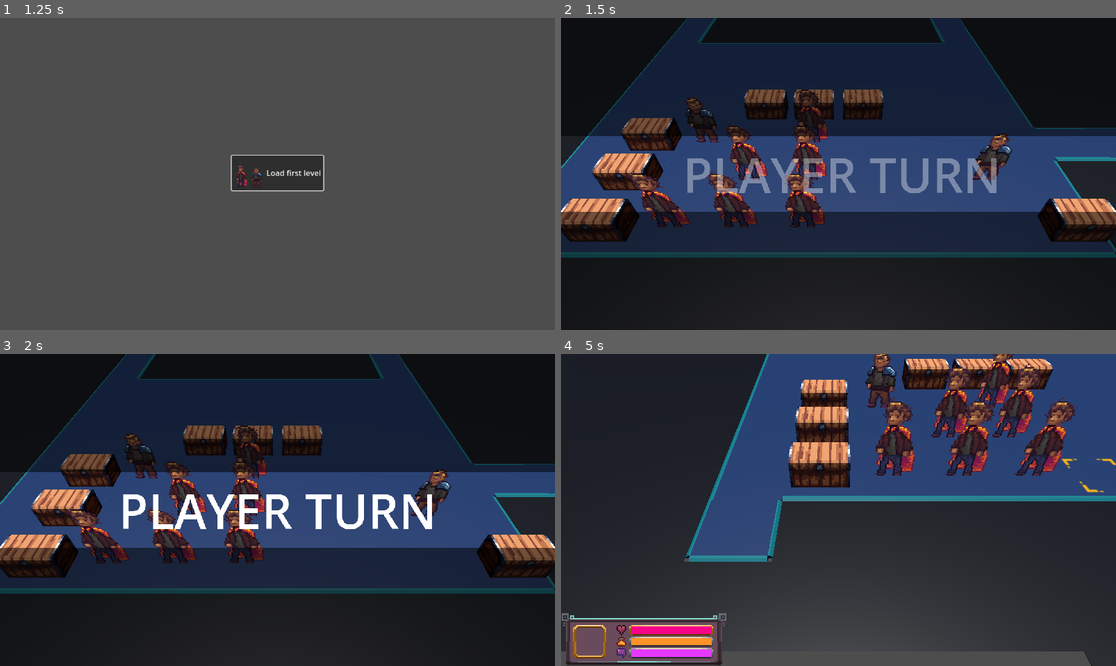
Above: before the commit, frames 1-4 (two rows, left to right).
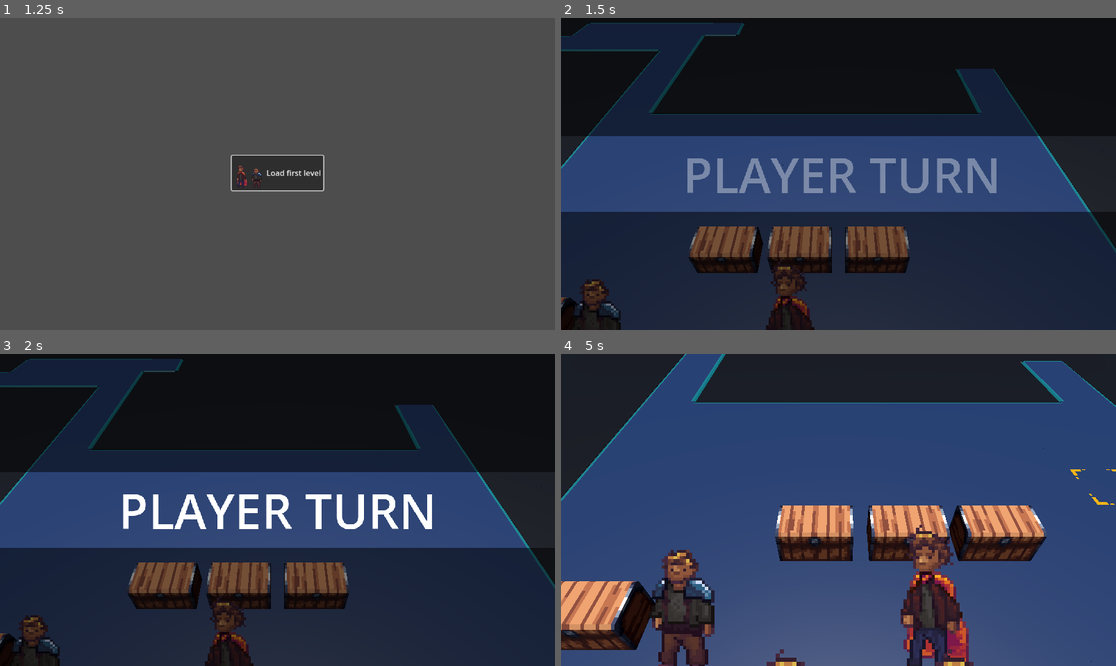
Above: after the commit, the same moments.

Repository: alanhaugen/bachelor-inn
Game: Godot game, scene res://scenes/UI/mainmenu.tscn
Two runs of this game, one before a commit and one after it. Both use one fixed random seed, a clock stepped at 60 frames per second and the inputs below.
Inputs (mouse positions are in pixels of both pictures, inside the frame that each line leads up to):
- Up to frame 1 (1.25 s): move the mouse to (399, 158) at 0.52 s; hold Right (pan_right) from 0.53 s (still down); hold Mouse wheel down (zoom_in) from 0.53 s (still down); click (399, 158) at 0.67 s; tap Mouse wheel up (zoom_out) at 0.8 s
- Up to frame 2 (1.5 s): release Right (pan_right) at 1.25 s; release Mouse wheel down (zoom_in) at 1.25 s; click "Load first level" at 1.25 s
- Up to frame 3 (2 s): no input
- Up to frame 4 (5 s): drag from (727, 525) to (810, 572) at 2.02 s; tap Enter at 2.75 s; move the mouse to (894, 441) at 2.77 s; hold Right (pan_right) 2.78-3.5 s; hold Mouse wheel up (zoom_out) 2.78-3.5 s; click (894, 441) at 2.92 s; tap Space (selected) at 3.05, 4.25 s; drag from (810, 572) to (672, 463) at 3.52 s; move the mouse to (1005, 556) at 4.27 s; hold Left (pan_left) from 4.28 s (still down); hold Mouse wheel down (zoom_in) from 4.28 s (still down); click (1005, 556) at 4.42 s; tap Mouse wheel up (zoom_out) at 4.55 s

Frame 1 is identical in both runs. In frame 2, 51% of the frame differs, in the area x 0-100%, y 0-100%; in frame 3, 50%; in frame 4, 75%.

Commit message:
Changed filtering of cursor

Diff:
--- a/scenes/Characters/Unit.tscn
+++ b/scenes/Characters/Unit.tscn
@@ -25,7 +25,7 @@
 
 [node name="Character" type="AnimatedSprite3D" parent="."]
 transform = Transform3D(1, 0, 0, 0, 1, 0, 0, 0, 1, 0, 0.31031227, 0)
-billboard = 2
+billboard = 1
 texture_filter = 0
 sprite_frames = SubResource("SpriteFrames_gic7v")
 autoplay = "default"
--- a/scenes/Characters/enemy.tscn
+++ b/scenes/Characters/enemy.tscn
@@ -26,7 +26,7 @@
 
 [node name="Character" type="AnimatedSprite3D" parent="."]
 transform = Transform3D(1, 0, 0, 0, 1, 0, 0, 0, 1, 0, 0.31031227, 0)
-billboard = 2
+billboard = 1
 texture_filter = 0
 sprite_frames = SubResource("SpriteFrames_gic7v")
 autoplay = "default"
--- a/scenes/levels/firstLevel.tscn
+++ b/scenes/levels/firstLevel.tscn
@@ -50,7 +50,7 @@
 }
 
 [node name="Camera3D" type="Camera3D" parent="."]
-transform = Transform3D(1, 0, 0, 0, 0.7071067, 0.7071067, 0, -0.7071067, 0.7071067, 0, 8.331, 7)
+transform = Transform3D(1, 0, 0, 0, 0.7071067, 0.7071067, 0, -0.7071067, 0.7071067, 0, 8.331, 0)
 environment = SubResource("Environment_hm5u0")
 current = true
 fov = 50.0
@@ -60,6 +60,7 @@
 
 [node name="Cursor" type="Sprite3D" parent="."]
 transform = Transform3D(5, 0, 0, 0, -2.1855695e-07, -5, 0, 5, -2.1855695e-07, -4.908, 0.1, -1.017)
+texture_filter = 0
 texture = ExtResource("5_hvfss")
 region_enabled = true
 region_rect = Rect2(0, 0, 32, 32)
--- a/scenes/libraries/MovementMapLibrary.tres
+++ b/scenes/libraries/MovementMapLibrary.tres
@@ -1,6 +1,7 @@
-[gd_resource type="MeshLibrary" load_steps=15 format=3 uid="uid://dan04754q5nkc"]
+[gd_resource type="MeshLibrary" load_steps=17 format=3 uid="uid://dan04754q5nkc"]
 
 [ext_resource type="Texture2D" uid="uid://c4ycu1eas0ikq" path="res://art/textures/MoveDot.png" id="1_cdbv5"]
+[ext_resource type="Shader" uid="uid://dv1u0vifov2kh" path="res://shaders/Stencilp2.gdshader" id="2_5fofw"]
 [ext_resource type="Texture2D" uid="uid://s635gsj08vhr" path="res://art/textures/Cursors.png" id="2_skouf"]
 
 [sub_resource type="StandardMaterial3D" id="StandardMaterial3D_0xku5"]
@@ -21,17 +22,26 @@
 }
 
 [sub_resource type="ImageTexture" id="ImageTexture_ye145"]
-image = SubResource("Image_skouf")
+image = SubResource("Image_5fofw")
+
+[sub_resource type="ShaderMaterial" id="ShaderMaterial_qu0n2"]
+render_priority = 0
+shader = ExtResource("2_5fofw")
+shader_parameter/diffuse_tex = ExtResource("1_cdbv5")
+shader_parameter/dot_size = -1.0
+shader_parameter/grid_density = 16.0
+shader_parameter/shadow_colour = Color(0.13809991, 0.12529224, 0.27526784, 1)
 
 [sub_resource type="StandardMaterial3D" id="StandardMaterial3D_cdbv5"]
+next_pass = SubResource("ShaderMaterial_qu0n2")
 transparency = 1
 albedo_texture = ExtResource("1_cdbv5")
 texture_filter = 0
 
-[sub_resource type="PlaneMesh" id="PlaneMesh_5fofw"]
+[sub_resource type="PlaneMesh" id="PlaneMesh_ye145"]
 material = SubResource("StandardMaterial3D_cdbv5")
 
-[sub_resource type="Image" id="Image_5fofw"]
+[sub_resource type="Image" id="Image_ye145"]
 data = {
 "data": PackedByteArray(0, 0, 0, 0, 0, 0, 0, 0, 0, 0, 0, 0, 0, 0, 0, 0, 0, 0, 0, 0, 0, 0, 0, 0, 0, 0, 0, 0, 0, 0, 0, 0, …(49646 unchanged characters)…
 "format": "RGBA8",
--- a/scenes/libraries/MovementMapLibrary_Source.tscn
+++ b/scenes/libraries/MovementMapLibrary_Source.tscn
@@ -1,9 +1,19 @@
-[gd_scene load_steps=7 format=3 uid="uid://dpce0elf5r6ky"]
+[gd_scene load_steps=9 format=3 uid="uid://dpce0elf5r6ky"]
 
 [ext_resource type="Texture2D" uid="uid://c4ycu1eas0ikq" path="res://art/textures/MoveDot.png" id="1_surpk"]
 [ext_resource type="Texture2D" uid="uid://s635gsj08vhr" path="res://art/textures/Cursors.png" id="2_0xku5"]
+[ext_resource type="Shader" uid="uid://dv1u0vifov2kh" path="res://shaders/Stencilp2.gdshader" id="2_7052x"]
+
+[sub_resource type="ShaderMaterial" id="ShaderMaterial_qu0n2"]
+render_priority = 0
+shader = ExtResource("2_7052x")
+shader_parameter/diffuse_tex = ExtResource("1_surpk")
+shader_parameter/dot_size = -1.0
+shader_parameter/grid_density = 16.0
+shader_parameter/shadow_colour = Color(0.13809991, 0.12529224, 0.27526784, 1)
 
 [sub_resource type="StandardMaterial3D" id="StandardMaterial3D_cdbv5"]
+next_pass = SubResource("ShaderMaterial_qu0n2")
 transparency = 1
 albedo_texture = ExtResource("1_surpk")
 texture_filter = 0
--- a/scenes/ui/cursor.tscn
+++ b/scenes/ui/cursor.tscn
@@ -4,6 +4,7 @@
 [ext_resource type="Script" uid="uid://c07c37ch0u8mj" path="res://scripts/combat/cursor.gd" id="2_s0nli"]
 
 [node name="cursor" type="Sprite2D"]
+texture_filter = 1
 texture = ExtResource("1_1eco6")
 centered = false
 script = ExtResource("2_s0nli")
--- a/scripts/combat/map.gd
+++ b/scripts/combat/map.gd
@@ -239,7 +239,7 @@
 					character_script.hide_ui();
 				selected_unit = get_unit(pos);
 				camera.position.x = selected_unit.position.x;# + 4.5;
-				camera.position.z = selected_unit.position.z + 7.5;#6.5;
+				camera.position.z = selected_unit.position.z + 7.0;#6.5;
 				if selected_unit is Character:
 					var character_script: Character = selected_unit;
 					character_script.show_ui();
@@ -440,6 +440,7 @@
 		for j :int in aiUnitsMoves[i].size():
 			if (aiUnitsMoves[i][j].is_attack == true):
 				move = aiUnitsMoves[i][j];
+				break;
 
 		# No attacks found, choose a random move
 		if move == null:
@@ -447,6 +448,13 @@
 
 		# Do the attack or move
 		moves_stack.append(move);
+
+		# Remove move from ai stack
+		for j :int in aiUnitsMoves.size():
+			for k :int in aiUnitsMoves[j].size():
+				if move == aiUnitsMoves[j][k]:
+					aiUnitsMoves[j].remove_at(k);
+					break;
 
 	movement_map.clear();
 	animation_path.clear();
@@ -498,10 +506,8 @@
 
 	if Input.is_action_pressed("zoom_in"):
 		camera.global_position.y -= 5 * delta;
-		print("a");
 	if Input.is_action_pressed("zoom_out"):
 		camera.global_position.y += 5 * delta;
-		print("b");
 
 	if (state == States.PLAYING):
 		if (is_animation_just_finished):
@@ -551,7 +557,7 @@
 				var dir :Vector3 = animation_path.front() - selected_unit.position;
 				selected_unit.position += dir.normalized() * movement_speed;# * delta);
 				camera.position.x = selected_unit.position.x;# + 4.5;
-				camera.position.z = selected_unit.position.z + 7.5;#6.5;
+				camera.position.z = selected_unit.position.z + 7.0;#6.5;
 				if (dir.x >= 0):
 					selected_unit.character.flip_h = true;
 				else:
--- a/scripts/stats/unit.gd
+++ b/scripts/stats/unit.gd
@@ -32,6 +32,9 @@
 @export var health :int       = 4;    ## Unit health
 @export var movement :int     = 4;    ## Movement range
 @export var mind :int         = 4;    ## Mind reduces sanity loss from combat or other events
+@export var focus :int        = 4;    ##
+@export var agility :int      = 4;    ##
+@export var endurance :int    = 4;    ##
 @export var defense :int      = 4;    ## Lowers damage of weapon attacks
 @export var resistence :int   = 4;    ## Lowers damage of magic attacks
 @export var luck  :int        = 4;    ## Affects many other skills
--- /dev/null
+++ b/shaders/Stencilp2.gdshader
@@ -0,0 +1,27 @@
+// second shader draws the character's silhouette if behind a wall
+
+shader_type spatial;
+render_mode unshaded, blend_mix, depth_test_inverted, depth_draw_never;
+stencil_mode read, write, compare_not_equal, 1;
+
+uniform sampler2D diffuse_tex : source_color, filter_nearest;
+uniform float dot_size = 0.1; // radius of each dot
+uniform float grid_density = 16.0; // number of dots per axis
+uniform sampler2D SCREEN_TEXTURE : hint_screen_texture, filter_nearest;
+uniform vec3 shadow_colour:source_color = vec3(0.7,0.7,0.9);
+
+void fragment() {
+	vec2 grid_uv = SCREEN_UV * grid_density;
+    vec2 cell = fract(grid_uv); // local position inside each grid cell
+    vec2 center = vec2(0.5);    // center of the cell
+	if (texture(diffuse_tex, UV).a < 0.5) {
+    discard;
+	}
+    float dist = distance(cell, center);
+    float mask = step(dist, dot_size); // 1.0 inside dot, 0.0 outside
+
+
+
+    ALBEDO = mix(shadow_colour, vec3(1.0), mask);
+
+}
Not shown: 5 places in scenes/libraries/MovementMapLibrary.tres that only renumber resources
Not shown, added: shaders/Stencilp2.gdshader.uid
